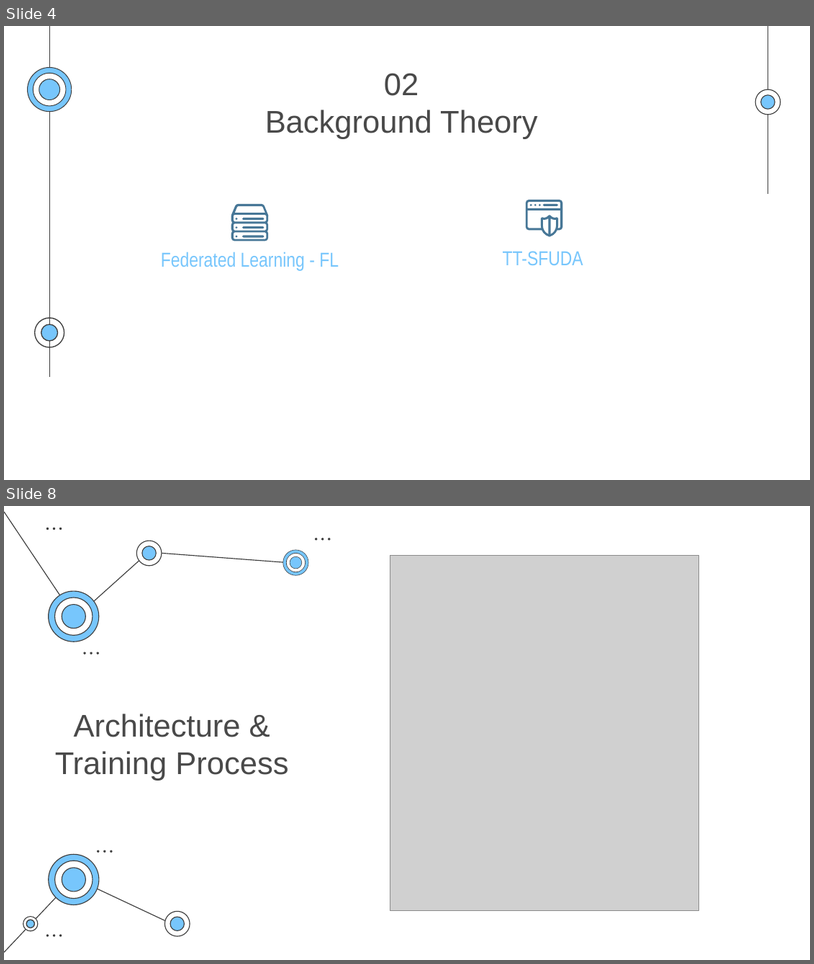
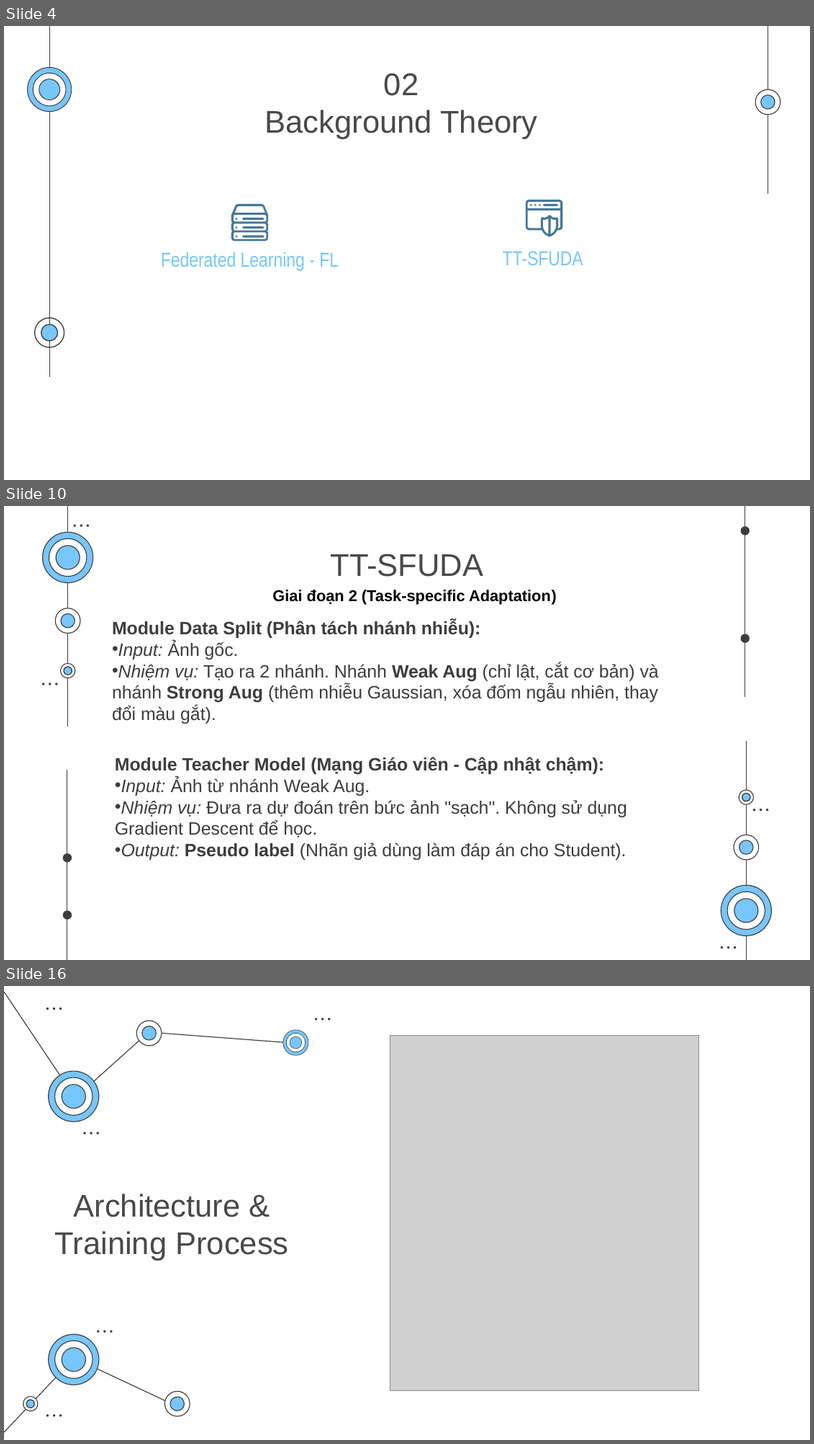
Before and after one commit to Fenteay/tt-sfuda, a slide deck: CS2311_CH200_ 250101037.pptx. Shown one above the other, each under a label of ours: slides 4 and 8 before the commit, slides 4, 10 and 16 after it; the slides between them are not shown. The pictures are 814x964 and 814x1444 pixels, drawn with LibreOffice and Linux fonts; fonts in the diff are those of the drawing; grey boxes stand for pictures. Boxes give left, top, right and bottom in pixels: in the first picture for what was removed or moved away, otherwise in the second. Text is boxed around its words. In the diff, an @@ line names an element or a change of style, - is before the commit and + after.

```diff
--- a/CS2311_CH200_ 250101037.pptx
+++ b/CS2311_CH200_ 250101037.pptx
@@ slide 10 added at <box>4,506,810,960</box>, background #FFFFFF @@
@@ group added at <box>42,506,772,960</box>: 28 freeform shapes, 16 ellipses, 4 lines @@
@@ title added at <box>331,554,484,577</box>, 28 pt, text #494949 @@
+TT-SFUDA
@@ text added at <box>273,590,557,605</box>, 14 pt, text #000000, bold @@
+Giai đoạn 2 (Task-specific Adaptation)
@@ text added at <box>112,620,659,723</box>, 16 pt, text #3D3D3D @@
+Module Data Split (Phân tách nhánh nhiễu):
+• Input: Ảnh gốc.
+• Nhiệm vụ: Tạo ra 2 nhánh. Nhánh Weak Aug (chỉ lật, cắt cơ bản) và nhánh Strong Aug (thêm nhiễu Gaussian, xóa đốm ngẫu nhiên, thay đổi màu gắt).
@@ text added at <box>115,757,628,860</box>, 16 pt, text #3D3D3D @@
+Module Teacher Model (Mạng Giáo viên - Cập nhật chậm):
+• Input: Ảnh từ nhánh Weak Aug.
+• Nhiệm vụ: Đưa ra dự đoán trên bức ảnh "sạch". Không sử dụng Gradient Descent để học.
+• Output: Pseudo label (Nhãn giả dùng làm đáp án cho Student).
@@ what was slide 8 is now slide 16 @@
```
Also in this commit, not shown: 1 slide changed, 7 other slides added.
